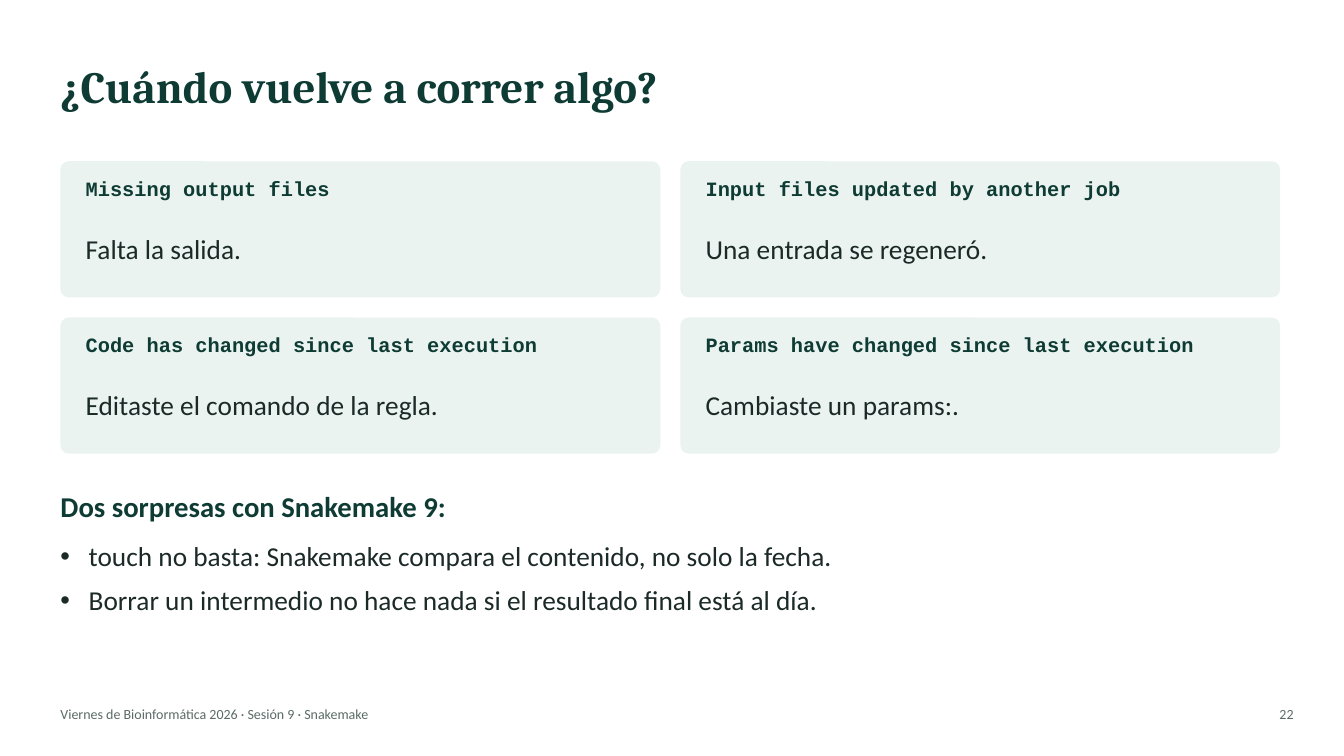
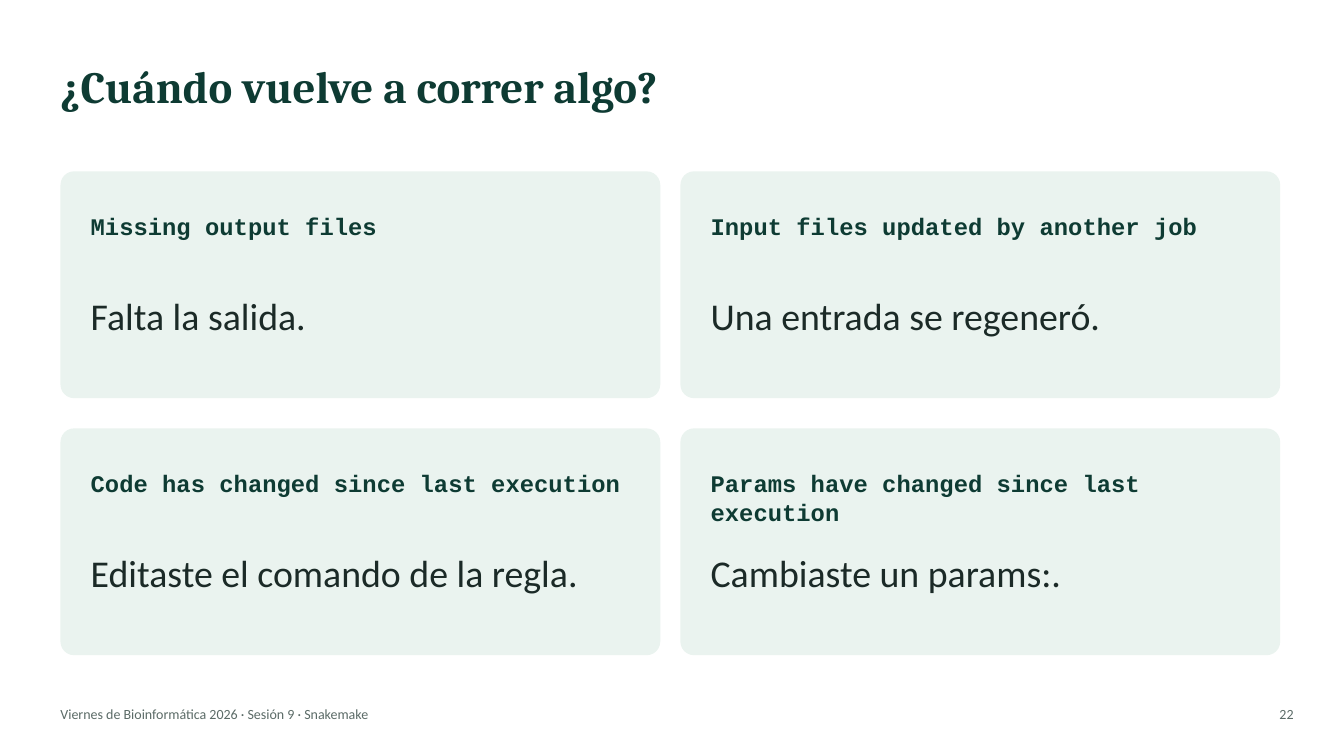
Before and after one commit to RamGonzalez/snakemake-tutorial, a slide deck: slide 22 of slides/snakemake_sesion9.pptx. Drawn at 1344x756 pixels with LibreOffice and Linux fonts; fonts in the diff are those of the drawing. Boxes give left, top, right and bottom in pixels: in the first picture for what was removed or moved away, otherwise in the second. Text is boxed around its words. In the diff, an @@ line names an element or a change of style, - is before the commit and + after.

```diff
--- a/slides/snakemake_sesion9.pptx
+++ b/slides/snakemake_sesion9.pptx
@@ rounded rectangle: place and size @@
-rounded rectangle at [60,161,660,297]
+rounded rectangle at [60,171,660,398]
@@ rounded rectangle: place and size @@
-rounded rectangle at [681,161,1280,297]
+rounded rectangle at [681,171,1280,398]
@@ text "Missing output files": place and size @@
-text "Missing output files" at [86,182,330,201]
+text "Missing output files" at [91,218,377,240]
@@ text "Input files updated by another ...": place and size @@
-text "Input files updated by another ..." at [706,182,1121,201]
+text "Input files updated by another ..." at [711,218,1197,240]
@@ text "Falta la salida.": place and size @@
-text "Falta la salida." at [86,240,241,259]
+text "Falta la salida." at [91,303,306,331]
@@ text "Una entrada se regeneró.": place and size @@
-text "Una entrada se regeneró." at [706,240,987,264]
+text "Una entrada se regeneró." at [711,303,1099,337]
@@ rounded rectangle: place and size @@
-rounded rectangle at [60,318,660,454]
+rounded rectangle at [60,429,660,655]
@@ rounded rectangle: place and size @@
-rounded rectangle at [681,318,1280,454]
+rounded rectangle at [681,429,1280,655]
@@ size 14.5 to 17 pt in 4 elements at [91,218,377,240], [711,218,1197,240], [711,475,1140,522], [91,475,620,497] @@
@@ text "Code has changed since last ...": place and size @@
-text "Code has changed since last ..." at [86,338,537,357]
+text "Code has changed since last ..." at [91,475,620,497]
@@ text "Params have changed since last ...": place and size @@
-text "Params have changed since last ..." at [706,338,1194,357]
+text "Params have changed since last ..." at [711,475,1140,522]
@@ text removed at [60,497,445,522] @@
-Dos sorpresas con Snakemake 9:
@@ text removed at [89,547,831,611] @@
-• touch no basta: Snakemake compara el contenido, no solo la fecha.
-• Borrar un intermedio no hace nada si el resultado final está al día.
@@ text "Editaste el comando de la ...": place and size @@
-text "Editaste el comando de la ..." at [86,396,438,420]
+text "Editaste el comando de la ..." at [91,560,578,594]
@@ size 19.5 to 27 pt in 4 elements at [91,303,306,331], [711,303,1099,337], [91,560,578,594], [711,560,1061,593] @@
@@ text "Cambiaste un params:.": place and size @@
-text "Cambiaste un params:." at [706,396,959,420]
+text "Cambiaste un params:." at [711,560,1061,593]
```
Also in this commit, not shown: 2 other files.
